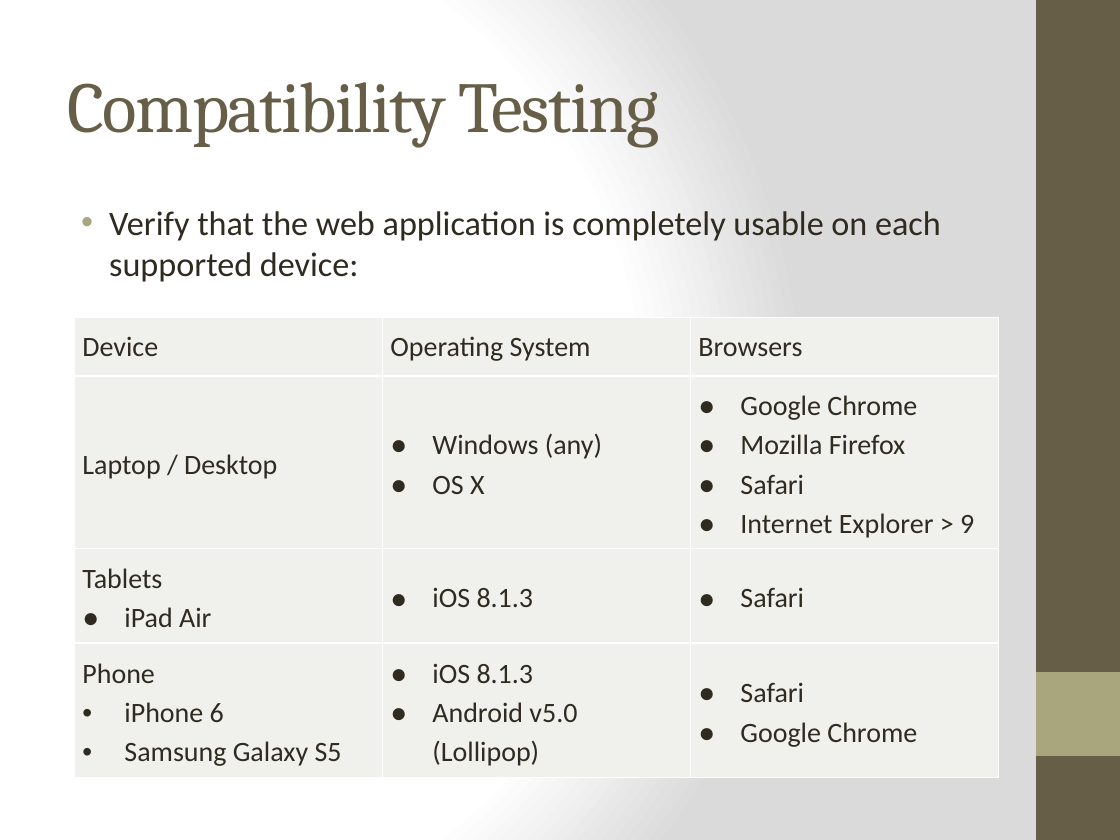
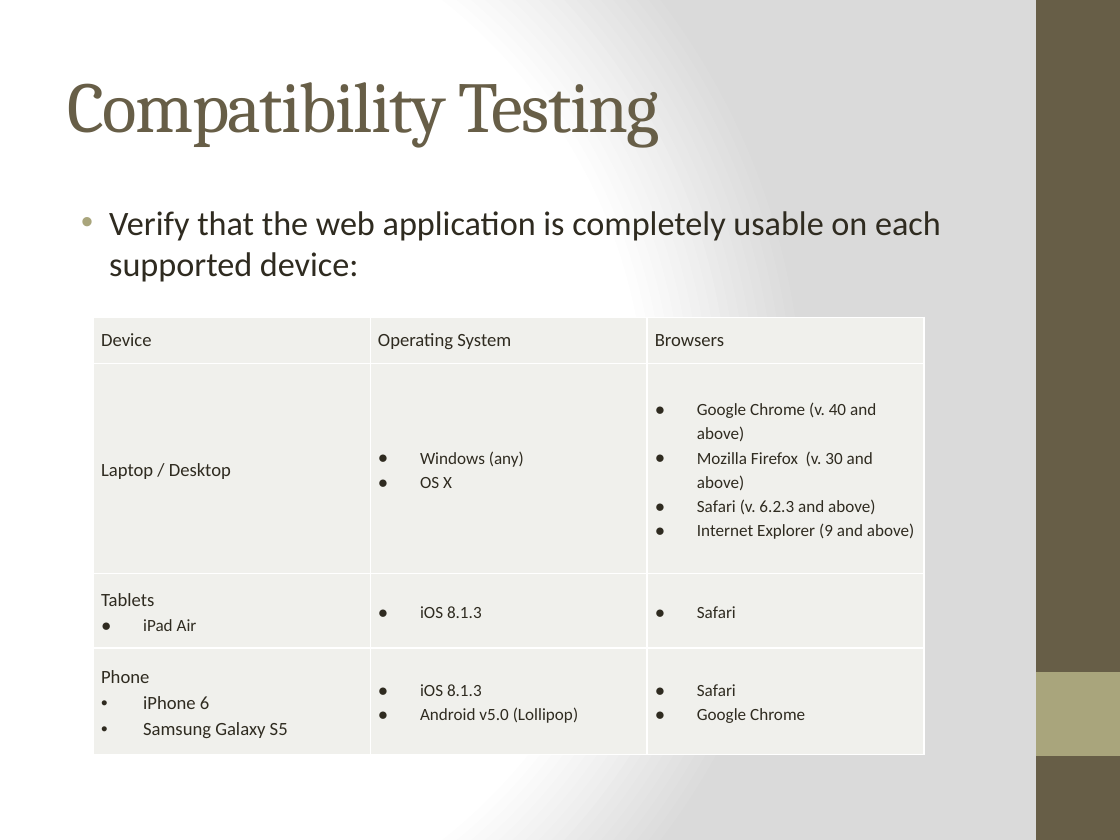
Before and after one commit to WesleyTrescott/MVC-Capstone, a slide deck: slide 8 of Test plan/Computech Corporation - Test Plan.pptx. Drawn at 1120x840 pixels with LibreOffice and Linux fonts; fonts in the diff are those of the drawing. Boxes give left, top, right and bottom in pixels: in the first picture for what was removed or moved away, otherwise in the second. Text is boxed around its words. In the diff, an @@ line names an element or a change of style, - is before the commit and + after.

```diff
--- a/Test plan/Computech Corporation - Test Plan.pptx
+++ b/Test plan/Computech Corporation - Test Plan.pptx
@@ table at [93, 317, 923, 754] @@
-row 2, column 3: Google Chrome / Mozilla Firefox / Safari / Internet Explorer > 9
+row 2, column 3: Google Chrome (v. 40 and above) / Mozilla Firefox (v. 30 and above) / Safari (v. 6.2.3 and above) / Internet Explorer (9 and above)
@@ size 18 to 12 pt in "Device", "Operating System", "Browsers", "Laptop / Desktop" and 4 more places @@
@@ size 18 to 11 pt in "Windows (any)", "OS X", "iPad Air", "iOS 8.1.3" and 5 more places @@
@@ table: place and size @@
-table at [75, 317, 999, 775]
+table at [93, 317, 923, 754]
```
Also in this commit, not shown: 4 other slides changed, 8 other files.
